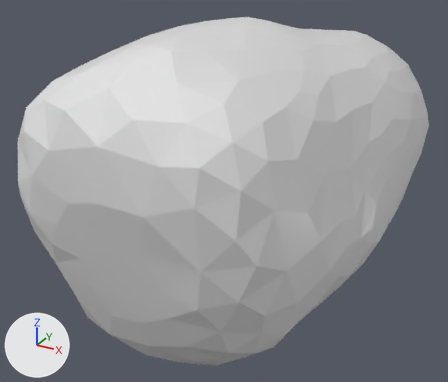
What one commit did to the OBJ model models/viewmodel.obj.
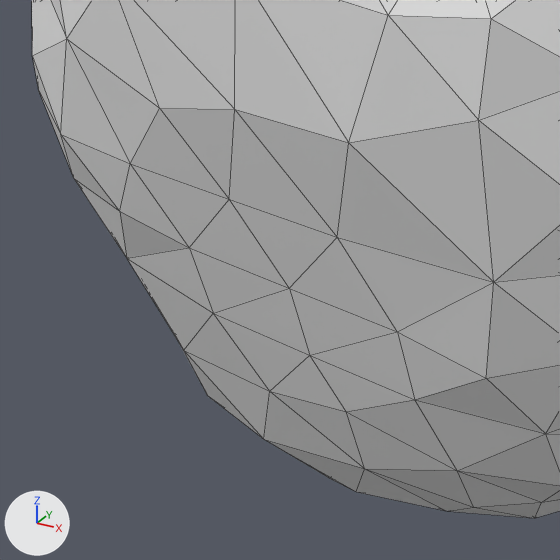
Old and new are each drawn whole from a camera (50 mm lens) standing at (0.558, -1.002, 0.547) and looking at (-0.122, 0.235, -0.071) and again close up on the part from 1% to 51% of the width and 42% to 100% of the height. Every picture has the same lights, and +X, +Y and +Z are marked at lower left. The close-ups show mesh edges as thin lines. Where no turn or scale is listed for an object, it has been applied to the vertices.
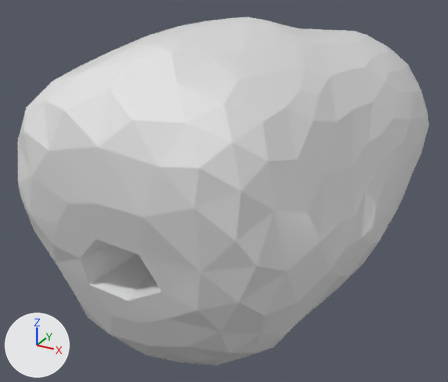
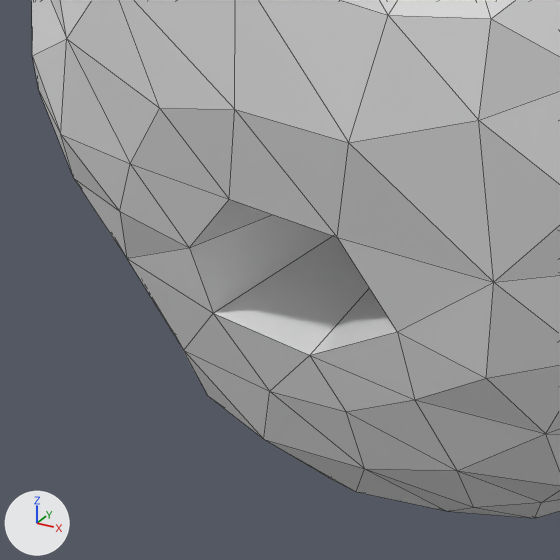
Commit message: Viewmodel tweaks

Location of each change, [x1, y1, x2, y2] in pixels of the close-ups (560 x 560 px; the box of a moved part takes in the faces that stretch with it):
part 1 of me_sphere, moved or reshaped: [189, 199, 397, 355] in both
part 2 of me_sphere, shading changed: [32, 0, 560, 518] in both

What the commit changed:
me_sphere has 444 vertices, 884 faces and spans x -0.345..0.282, y -0.322..0.996, z -0.3..0.365.
me_sphere is used by ob_sphere; location (0.0, 0.0, 0.0).
Part 1, on me_sphere:
Vertex 26 of me_sphere moves from (-0.045, -0.279, -0.015) at pixel (289, 288) to (-0.045, 0.042, -0.015).
me_sphere part 2: edges marked sharp go from 1197 to 1206.
